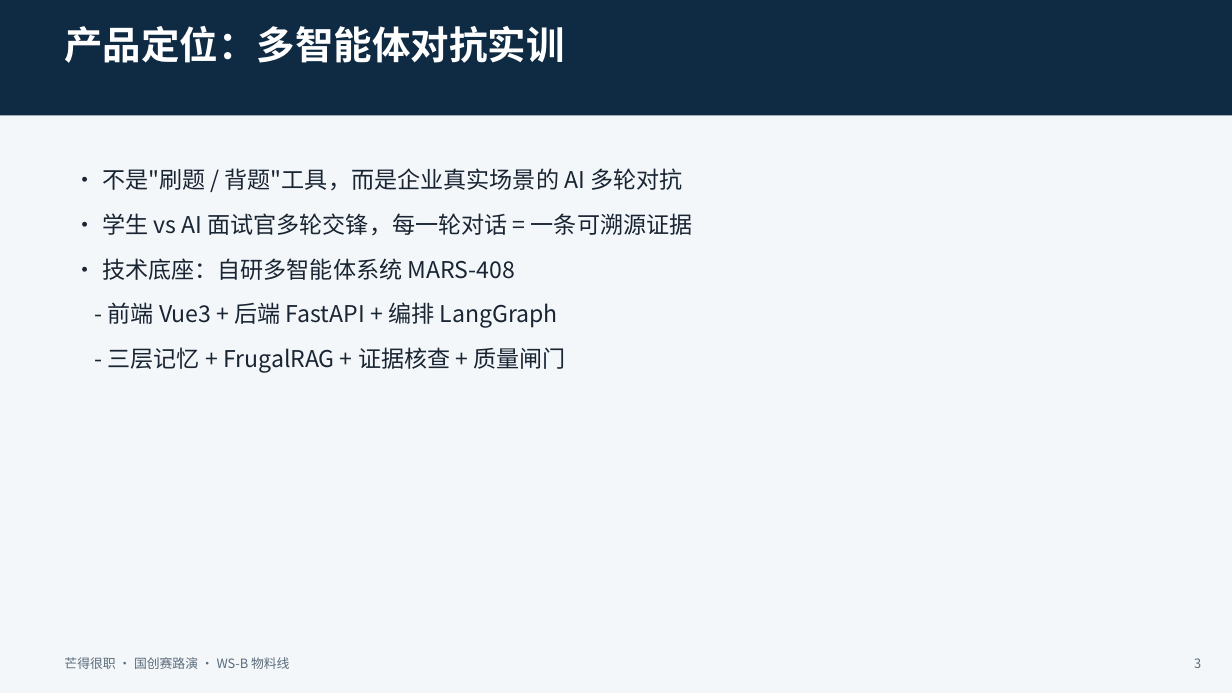
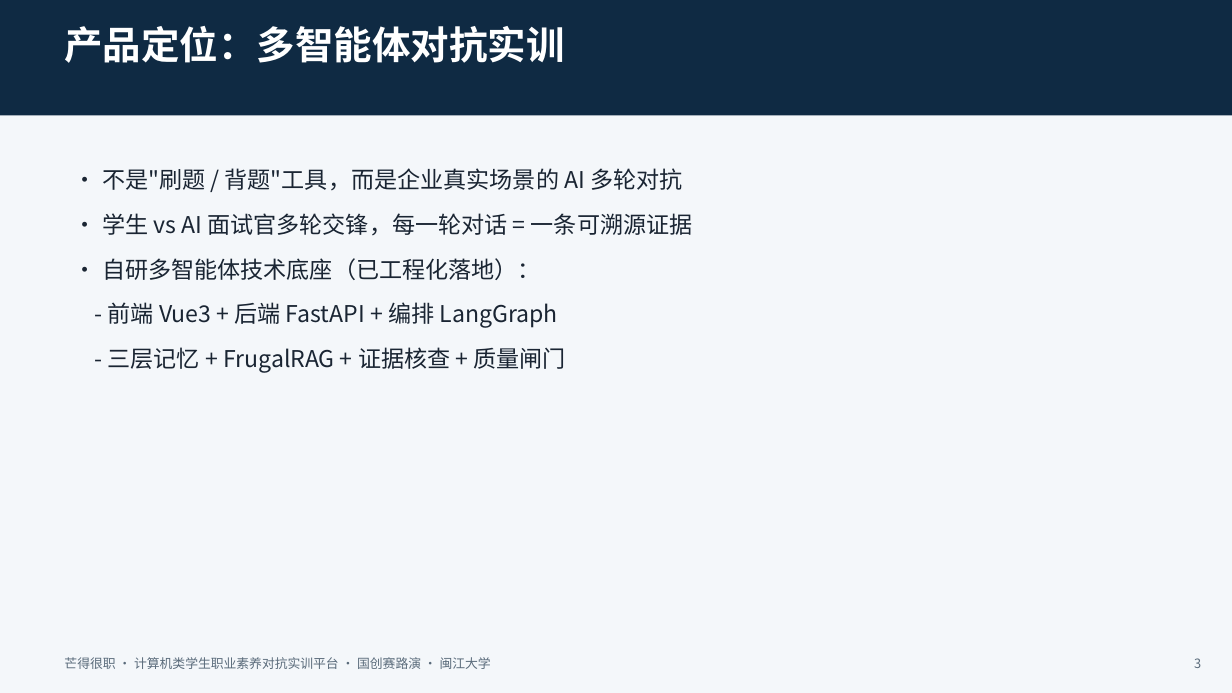
Before and after one commit to TrueFurina/MARS-408, a slide deck: slide 3 of deliverables/芒得很职-国创赛路演PPT-5分钟黄金路径.pptx. Drawn at 1232x693 pixels with LibreOffice and Linux fonts; fonts in the diff are those of the drawing. Boxes give left, top, right and bottom in pixels: in the first picture for what was removed or moved away, otherwise in the second. Text is boxed around its words. In the diff, an @@ line names an element or a change of style, - is before the commit and + after.

```diff
--- a/deliverables/芒得很职-国创赛路演PPT-5分钟黄金路径.pptx
+++ b/deliverables/芒得很职-国创赛路演PPT-5分钟黄金路径.pptx
@@ text at (x1=102, y1=258, x2=541, y2=280): text changed @@
-• 技术底座：自研多智能体系统 MARS-408
+• 自研多智能体技术底座（已工程化落地）：
@@ text at (x1=64, y1=657, x2=491, y2=669): text changed @@
-芒得很职 · 国创赛路演 · WS-B 物料线
+芒得很职 · 计算机类学生职业素养对抗实训平台 · 国创赛路演 · 闽江大学
```
Also in this commit, not shown: 9 other slides changed, 3 other files.
